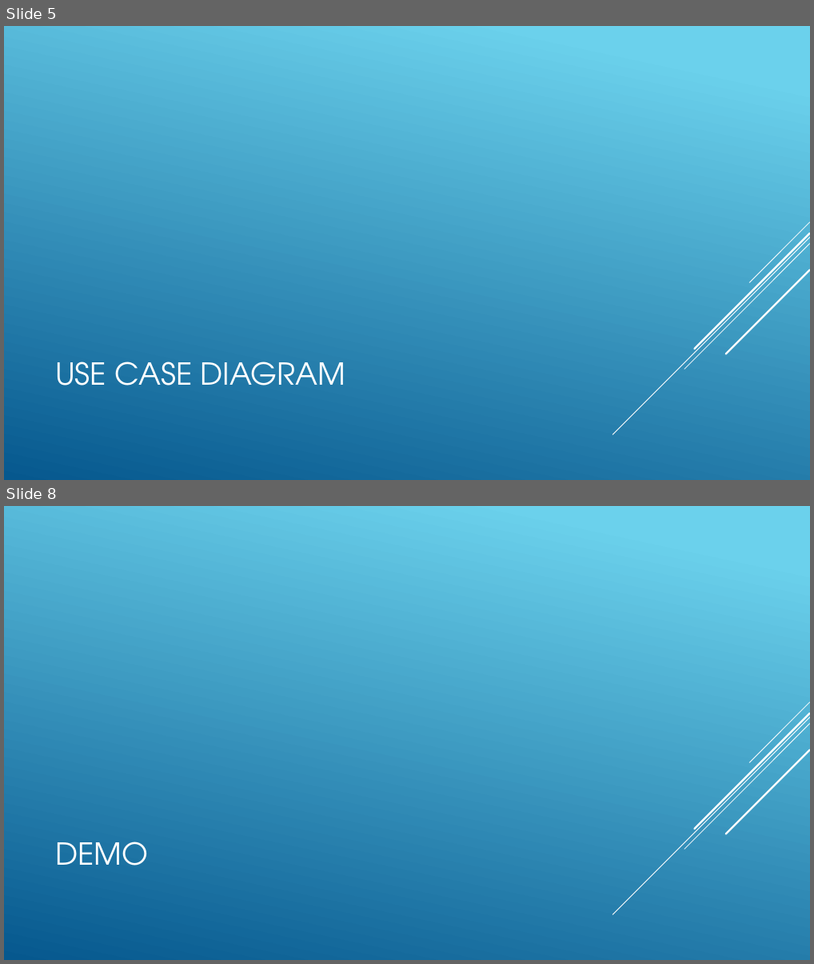
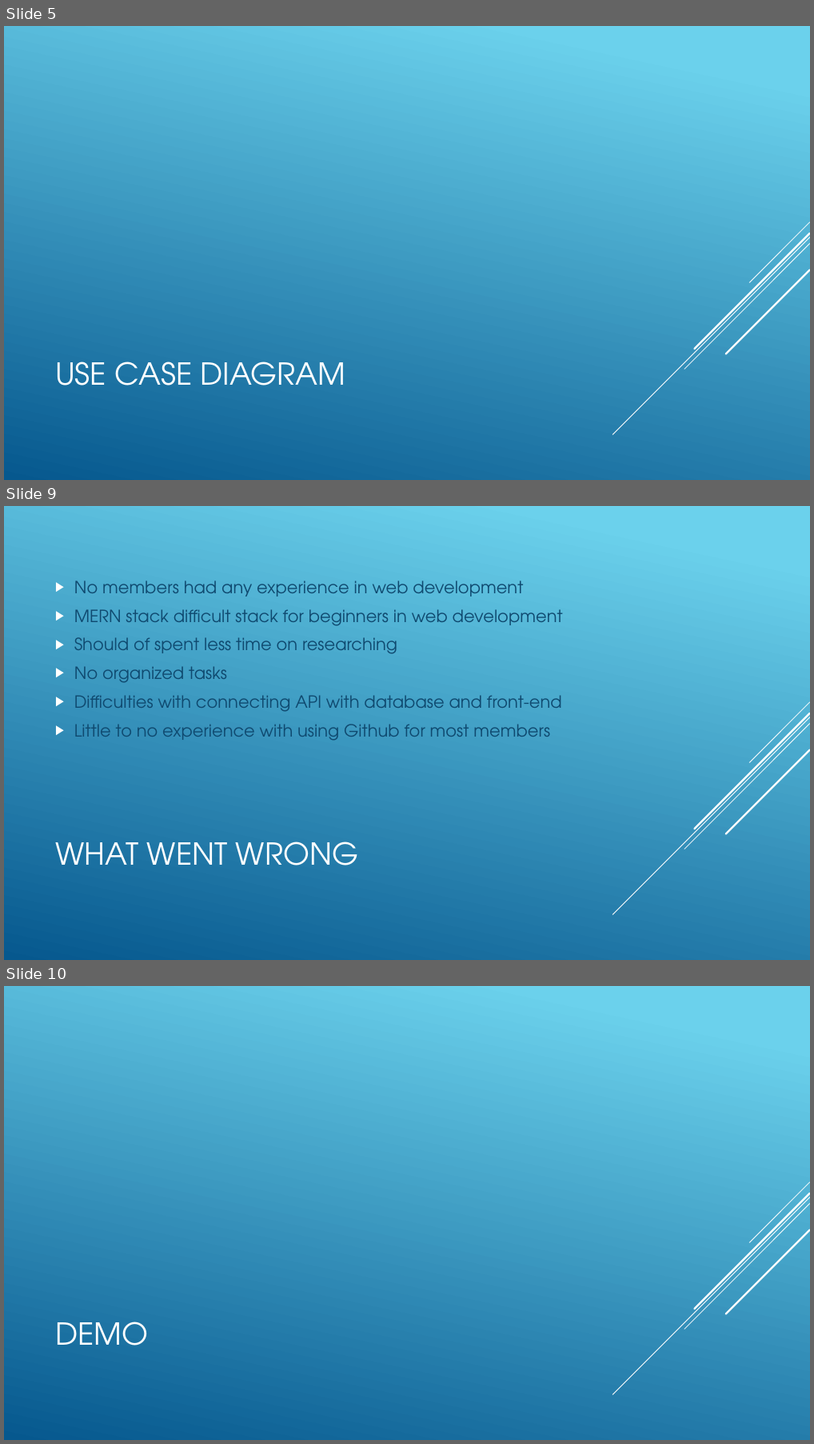
Before and after one commit to cosmos1255/DJs, a slide deck: Contact Manager.pptx. Shown one above the other, each under a label of ours: slides 5 and 8 before the commit, slides 5, 9 and 10 after it; the slides between them are not shown. The pictures are 814x964 and 814x1444 pixels, drawn with LibreOffice and Linux fonts; fonts in the diff are those of the drawing. Boxes give left, top, right and bottom in pixels: in the first picture for what was removed or moved away, otherwise in the second. Text is boxed around its words. In the diff, an @@ line names an element or a change of style, - is before the commit and + after.

```diff
--- a/Contact Manager.pptx
+++ b/Contact Manager.pptx
@@ slide 9 added at [4, 506, 810, 960], background gradient #6ED2EB to #06588E; not listed: 5 template elements that a slide beside it also shows @@
@@ text added at [74, 580, 563, 740], 20 pt, text #0F496F @@
+▶ No members had any experience in web development
+▶ MERN stack difficult stack for beginners in web development
+▶ Should of spent less time on researching
+▶ No organized tasks
+▶ Difficulties with connecting API with database and front-end
+▶ Little to no experience with using Github for most members
@@ title added at [55, 841, 358, 865], 36 pt, text #FFFFFF @@
+WHAT WENT WRONG
@@ what was slide 8 is now slide 10 @@
```
Also in this commit, not shown: 4 slides changed, 1 other slide added.
